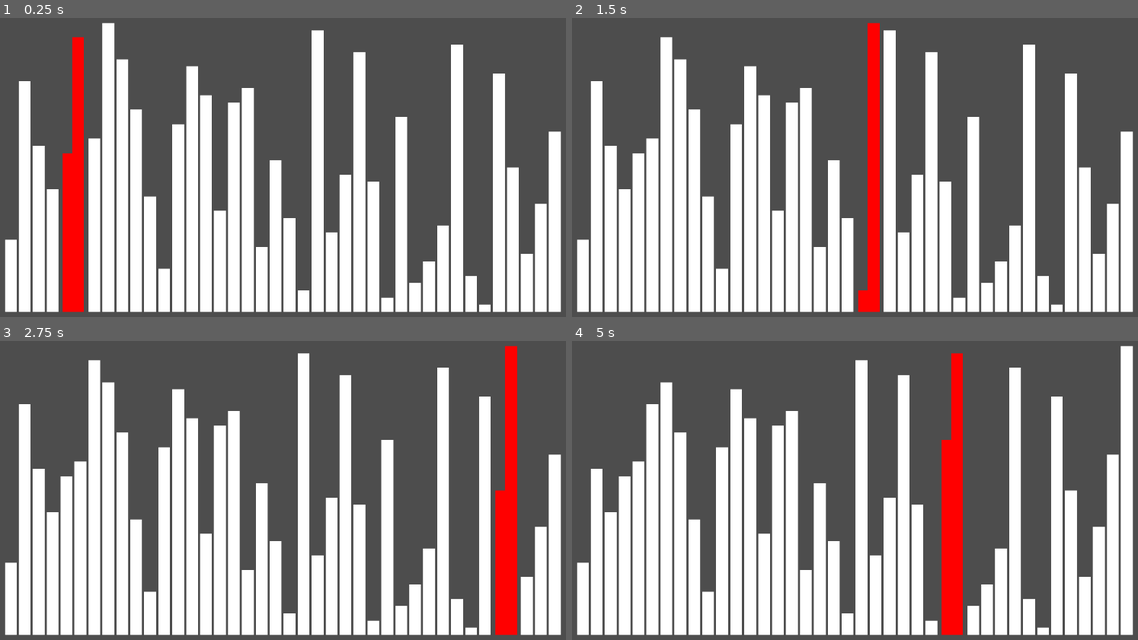
Above: before the commit, frames 1-4 (two rows, left to right).
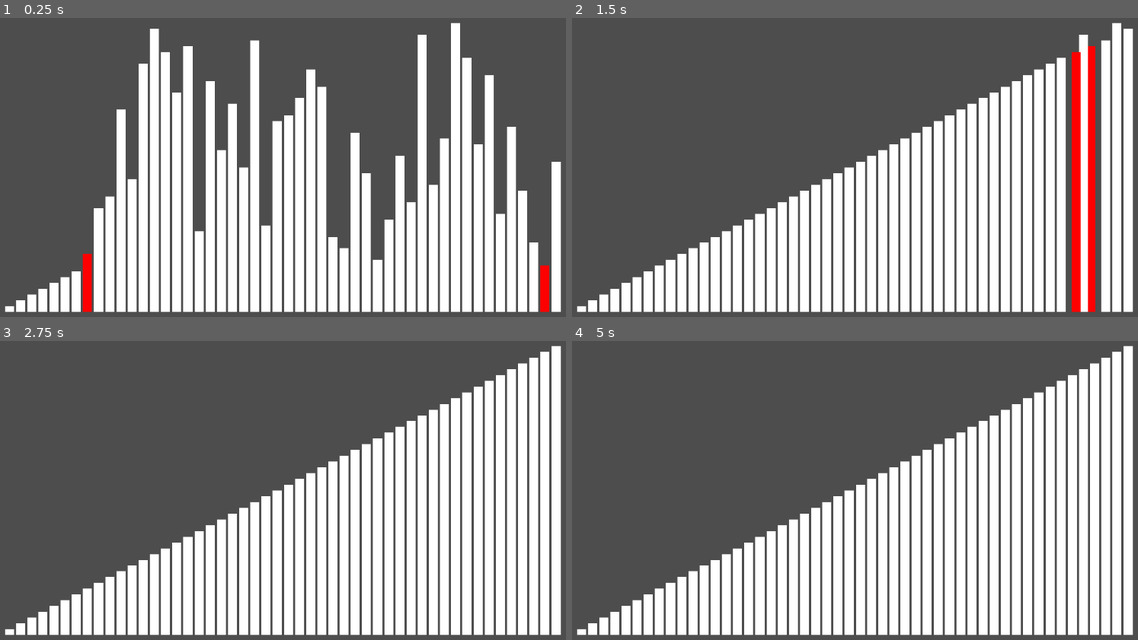
Above: after the commit, the same moments.

Repository: Shuflduf/Sorting-Algorithms-Visualiser
Game: Godot game, scene res://main.tscn
Two runs of this game, one before a commit and one after it. Both use one fixed random seed, a clock stepped at 60 frames per second and the inputs below.
Inputs:
- Up to frame 1 (0.25 s): no input
- Up to frame 2 (1.5 s): no input
- Up to frame 3 (2.75 s): no input
- Up to frame 4 (5 s): no input

The runs differ from the first frame. In frame 1, 38% of the frame differs, in the area x 0-100%, y 1-99%; in frame 2, 45%; in frame 3, 43%; in frame 4, 42%.

Commit message:
selection sort

Diff:
--- a/main.gd
+++ b/main.gd
@@ -1,6 +1,6 @@
 extends Control
 
-@export var count = 10
+@export_range(2, 200, 1) var count = 10
 @export_range(0, 2, 0.01) var speed = 0.5
 @export var bar_scene: PackedScene
 @export var sorter: Sorter
@@ -39,7 +39,6 @@
 		second_bar.modulate = Color.RED
 		var first_pos = first_bar.position.x
 		var second_pos = second_bar.position.x
-		print(first_pos, ", ", second_pos)
 
 		var tween = get_tree().create_tween()
 		tween.parallel().tween_property(first_bar, "position:x", second_pos, speed)
@@ -47,6 +46,7 @@
 		await tween.finished
 		first_bar.modulate = Color.WHITE
 		second_bar.modulate = Color.WHITE
+
 	%Bars.move_child(first_bar, second)
 	%Bars.move_child(second_bar, first)
 
@@ -54,7 +54,7 @@
 
 func shuffle_bars():
 	randomize()
-	for i in count * 100:
+	for i in count * 10:
 		%Bars.move_child(%Bars.get_child(randi_range(0, count - 1)), randi_range(0, count - 1))
 
 
--- a/main.tscn
+++ b/main.tscn
@@ -1,8 +1,9 @@
-[gd_scene load_steps=4 format=3 uid="uid://ddlioyu0by21h"]
+[gd_scene load_steps=5 format=3 uid="uid://ddlioyu0by21h"]
 
 [ext_resource type="Script" path="res://main.gd" id="1_ki6lu"]
 [ext_resource type="PackedScene" uid="uid://d2xo0hstp1qty" path="res://bar.tscn" id="2_kwv4r"]
 [ext_resource type="Script" path="res://bubble.gd" id="3_h415j"]
+[ext_resource type="Script" path="res://selection.gd" id="4_ggfls"]
 
 [node name="Control" type="Control" node_paths=PackedStringArray("sorter")]
 layout_mode = 3
@@ -12,10 +13,10 @@
 grow_horizontal = 2
 grow_vertical = 2
 script = ExtResource("1_ki6lu")
-count = 40
-speed = 0.08
+count = 50
+speed = 0.02
 bar_scene = ExtResource("2_kwv4r")
-sorter = NodePath("Sorters/Bubble")
+sorter = NodePath("Sorters/Selection")
 
 [node name="MarginContainer" type="MarginContainer" parent="."]
 layout_mode = 1
@@ -42,3 +43,6 @@
 
 [node name="Bubble" type="Node" parent="Sorters"]
 script = ExtResource("3_h415j")
+
+[node name="Selection" type="Node" parent="Sorters"]
+script = ExtResource("4_ggfls")
--- /dev/null
+++ b/selection.gd
@@ -0,0 +1,20 @@
+extends Sorter
+
+
+func sort():
+	var checked = 0
+	while !owner.sorted():
+
+		var smallest: Panel
+
+		for i in %Bars.get_child_count() - checked:
+			var bar = %Bars.get_child(i + checked)
+			if smallest == null or bar.custom_minimum_size.y < smallest.custom_minimum_size.y:
+				smallest = bar
+
+		await owner.swap_bars(checked, smallest.get_index(), true if owner.speed <= 0.01 else false)
+
+		checked += 1
+			#var next_bar = %Bars.get_child(i + 1)
+			#if bar.custom_minimum_size.y > next_bar.custom_minimum_size.y:
+				#await owner.swap_bars(i, i + 1, true if owner.speed <= 0.01 else false)
